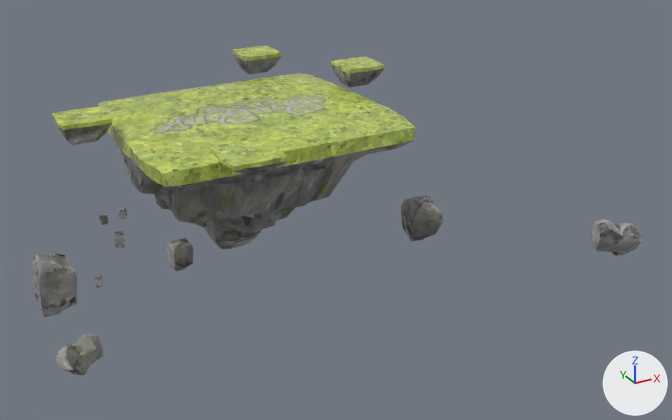
The FBX model Assets/_Model/GamePlay3/SkyLand.fbx: old version first, new version second.
Both versions are drawn from a 50 mm lens placed at (-88.5, -206.5, 78.1), pointed at (15.4, -17.6, -16.3). Lighting does not change. The marker at lower right points along +X, +Y and +Z. Where no turn or scale is listed for an object, it has been applied to the vertices.
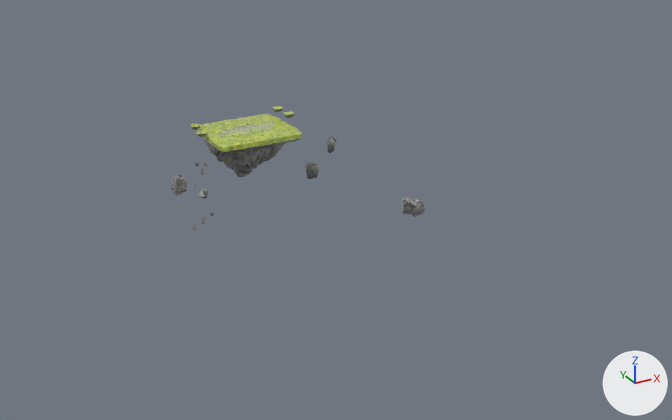
Where the newer file only moved an object's origin or applied its transform, the numbers keep the older frame.

Location of each change, [x1, y1, x2, y2] in pixels of the pictures (672 x 420 px):
'Plane', mesh rescaled (67% narrower, 64% shorter): before [98, 73, 415, 249]; after [197, 114, 302, 177]
'Cube.001', mesh rescaled (64% narrower, 65% shorter): before [31, 252, 77, 317]; after [171, 174, 187, 196]
'Cube.010', deleted: before [209, 138, 288, 175]
'Cube.012', mesh rescaled, moved (51% narrower, 46% shorter): before [591, 218, 641, 256]; after [401, 197, 425, 217]
'Cube.009', mesh rescaled, moved: before [52, 107, 112, 145]; after [196, 130, 207, 138]
'Cube', mesh turned: before [401, 195, 443, 241]; after [306, 163, 318, 179]
'Cube.013', mesh turned, moved: before [56, 334, 104, 375]; after [199, 188, 209, 198]
'Cube.011', mesh rescaled, moved: before [331, 56, 385, 87]; after [272, 106, 283, 112]
'Cube.008', deleted: before [232, 45, 282, 74]
'Cube.002', mesh rescaled (78% narrower, 79% shorter): before [167, 238, 193, 271]; after [233, 159, 238, 165]
'Cube.015', added: after [327, 137, 335, 153]
'Cube.006', added: after [284, 111, 295, 118]
'Cube.007', added: after [190, 124, 201, 130]

The change, as a diff of the scene's bpy script:
```diff
--- a/Assets/_Model/GamePlay3/SkyLand.fbx.py
+++ b/Assets/_Model/GamePlay3/SkyLand.fbx.py
@@ me_cube_017 @@
 me_cube_017.from_pydata(...)  # 56 vertices, 54 faces; spans x -2.51..5.69, y -2.57..4.22, z -3.49..2.88
+# me_cube_017 part 6: the whole mesh is turned 24.1 degrees about the z axis through its middle and scaled by 0.336, then moved by (-1.54, -0.71, 0.23)
 me_cube_017.materials.append(mat_pavingstones40)
@@ me_plane_002 @@
 me_plane_002.from_pydata(...)  # 934 vertices, 932 faces; spans x -33.7..33.5, y -26.9..38.1, z -37.3..6.9
+# me_plane_002 part 3: the whole mesh is scaled about its middle by 0.336, then moved by (0.1, -1.9, 10.1)
 me_plane_002.materials.append(mat_pavingstones40)
@@ me_cube_002 @@
 me_cube_002.from_pydata(...)  # 28 vertices, 26 faces; spans x -5.65..5.44, y -6.02..5.56, z -6.76..6.55
+# me_cube_002 part 8: the whole mesh is turned -13.5 degrees about the z axis through its middle and scaled by 0.336, then moved by (-36.44, -0.34, 21.78)
 me_cube_002.materials.append(mat_pavingstones40)
@@ me_cube_004 @@
 me_cube_004.from_pydata(...)  # 33 vertices, 33 faces; spans x -4.6..4.6, y -4.9..5.1, z -7.2..8.0
+# me_cube_004 part 1: the whole mesh is scaled about its middle by 0.336, then moved by (32.9, -3.4, 20.8)
 me_cube_004.materials.append(mat_pavingstones40)
@@ me_cube_005 @@
 me_cube_005.from_pydata(...)  # 28 vertices, 26 faces; spans x -2.33..2.33, y -2.33..2.33, z -3.49..2.33
+# me_cube_005 part 2: the whole mesh is scaled about its middle by 0.218, then moved by (21.29, 16.68, 13.35)
 me_cube_005.materials.append(mat_pavingstones40)
@@ me_cube_014 @@
 me_cube_014.from_pydata(...)  # 66 vertices, 64 faces; spans x -45.67..-33.88, y -5.58..5.64, z -13.82..-7.4
+# me_cube_014 part 7: the whole mesh is scaled about its middle by 0.204, then moved by (39.77, -0.12, 10.37)
 me_cube_014.materials.append(mat_pavingstones40)
@@ me_cube_016 @@
 me_cube_016.from_pydata(...)  # 56 vertices, 54 faces; spans x -8.29..3.28, y -3.66..5.38, z -5.08..4.57
+# me_cube_016 part 5: the whole mesh is scaled about its middle by 0.56, then moved by (2.14, -0.83, 0.04)
 me_cube_016.materials.append(mat_pavingstones40)
@@ me_cube_012 @@
 me_cube_012.from_pydata(...)  # 66 vertices, 64 faces; spans x -45.67..-33.88, y -5.58..5.64, z -13.82..-7.4
+# me_cube_012 part 4: the whole mesh is scaled about its middle by 0.192, then moved by (39.77, -0.11, 10.38)
 me_cube_012.materials.append(mat_pavingstones40)
@@ ob_cube_010 @@
-ob_cube_010 = bpy.data.objects.new('Cube.010', me_cube_015)
@@ ob_cube_013 @@
 ob_cube_013 = bpy.data.objects.new('Cube.013', me_cube_017)
-ob_cube_013.location = (-62.1, -62.8, -10.9)
+ob_cube_013.location = (-20.4, -20.2, -3.7)
@@ ob_cube_008 @@
-ob_cube_008 = bpy.data.objects.new('Cube.008', me_cube_013)
@@ ob_cube_009 @@
 ob_cube_009 = bpy.data.objects.new('Cube.009', me_cube_014)
-ob_cube_009.location = (-1.0, 2.3, 19.0)
+ob_cube_009.location = (-12.5, 0.4, 3.2)
@@ ob_cube_012 @@
 ob_cube_012 = bpy.data.objects.new('Cube.012', me_cube_016)
-ob_cube_012.location = (68.0, -64.5, -16.3)
+ob_cube_012.location = (34.0, -25.3, -16.3)
@@ ob_cube_011 @@
 ob_cube_011 = bpy.data.objects.new('Cube.011', me_cube_012)
-ob_cube_011.location = (78.8, 12.8, 19.0)
+ob_cube_011.location = (11.4, 6.9, 4.1)
@@ ob_cube_007 @@
+ob_cube_007 = bpy.data.objects.new('Cube.007', me_cube_003)  # 66 vertices, 64 faces; spans x -1.15..1.14, y -1.18..1.0, z -0.85..0.4
+ob_cube_007.location = (-11.9, 6.1, 3.2)
@@ ob_cube_015 @@
+ob_cube_015 = bpy.data.objects.new('Cube.015', me_cube_009)  # 28 vertices, 26 faces; spans x -1.24..1.27, y -1.37..1.21, z -2.29..1.88
+ob_cube_015.location = (15.5, -14.8, 0.5)
@@ ob_cube_006 @@
+ob_cube_006 = bpy.data.objects.new('Cube.006', me_cube_001)  # 66 vertices, 64 faces; spans x -1.17..1.16, y -1.19..1.02, z -0.86..0.4
+ob_cube_006.location = (11.9, 1.3, 4.1)
```
